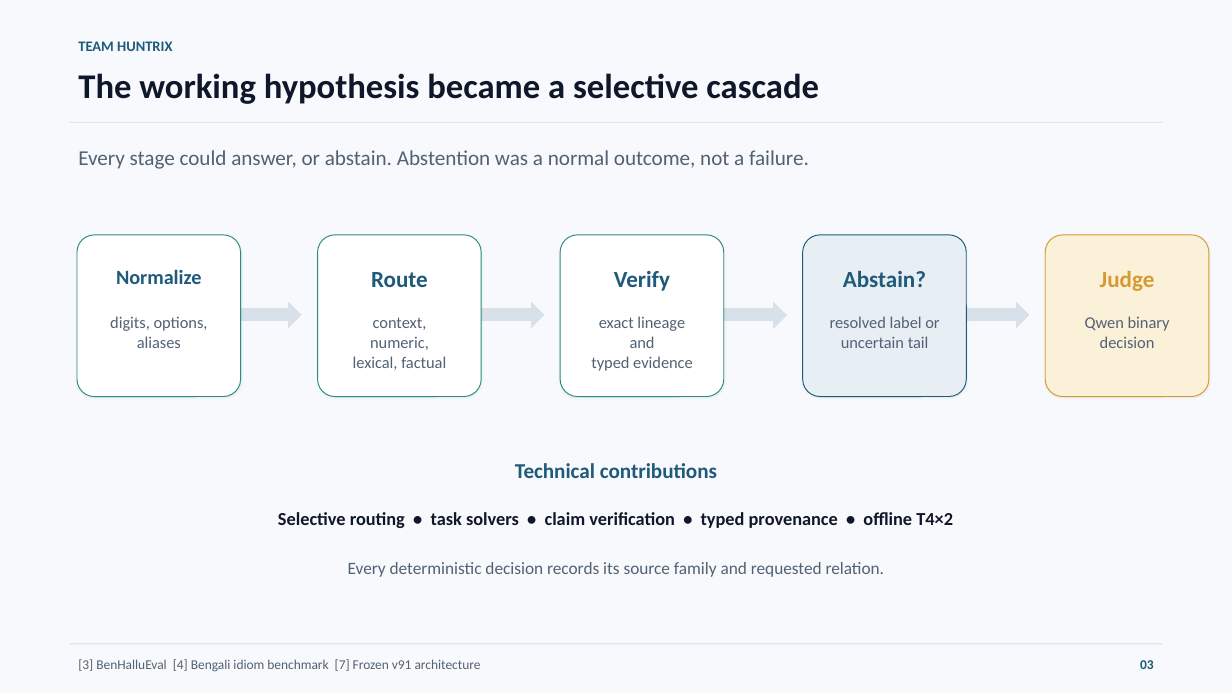
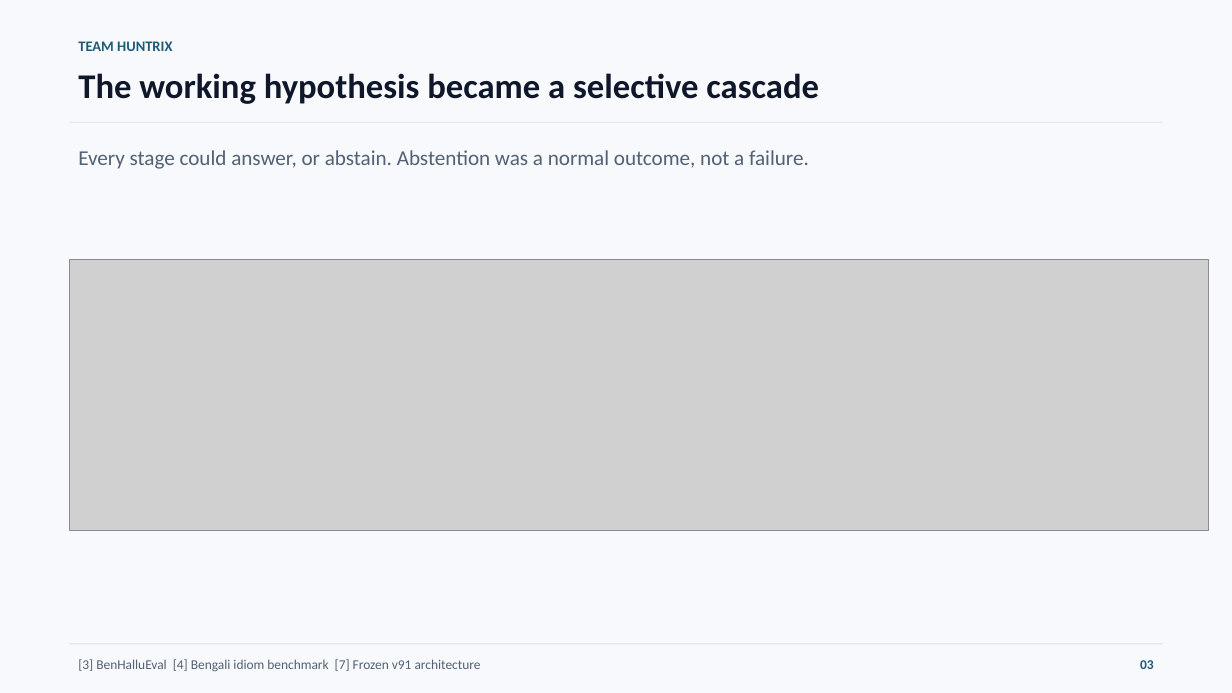
Before and after one commit to Seyamalam/bengali-hallucination-v91-submission, a slide deck: slide 3 of presentation/Huntrix_Final_Presentation_20_Slides.pptx. Drawn at 1232x693 pixels with LibreOffice and Linux fonts; fonts in the diff are those of the drawing; grey boxes stand for pictures. Boxes give left, top, right and bottom in pixels: in the first picture for what was removed or moved away, otherwise in the second. Text is boxed around its words. In the diff, an @@ line names an element or a change of style, - is before the commit and + after.

Commit message:
Reuse paper figures in onsite presentation

```diff
--- a/presentation/Huntrix_Final_Presentation_20_Slides.pptx
+++ b/presentation/Huntrix_Final_Presentation_20_Slides.pptx
@@ rounded rectangle removed at (77, 235, 240, 396) @@
@@ rounded rectangle removed at (318, 235, 482, 396) @@
@@ rounded rectangle removed at (560, 235, 724, 396) @@
@@ rounded rectangle removed at (803, 235, 967, 396) @@
@@ rounded rectangle removed at (1045, 235, 1209, 396) @@
@@ picture added at (69, 259, 1209, 530) @@
@@ text removed at (116, 269, 201, 284) @@
-Normalize
@@ text removed at (371, 272, 428, 287) @@
-Route
@@ text removed at (614, 271, 670, 291) @@
-Verify
@@ text removed at (843, 270, 926, 287) @@
-Abstain?
@@ text removed at (1100, 271, 1155, 291) @@
-Judge
@@ text removed at (110, 316, 208, 348) @@
-digits, options,
-aliases
@@ right arrow removed at (238, 302, 301, 327) @@
@@ text removed at (353, 317, 446, 370) @@
-context, numeric,
-lexical, factual
@@ right arrow removed at (482, 302, 544, 327) @@
@@ text removed at (591, 316, 693, 371) @@
-exact lineage and
-typed evidence
@@ right arrow removed at (724, 302, 787, 327) @@
@@ text removed at (830, 316, 939, 348) @@
-resolved label or
-uncertain tail
@@ right arrow removed at (967, 302, 1030, 327) @@
@@ text removed at (1085, 316, 1170, 348) @@
-Qwen binary
-decision
@@ text removed at (515, 463, 717, 478) @@
-Technical contributions
@@ text removed at (278, 512, 953, 528) @@
-Selective routing • task solvers • claim verification • typed provenance • offline T4×2
@@ text removed at (348, 562, 885, 577) @@
-Every deterministic decision records its source family and requested relation.
```
Also in this commit, not shown: 3 other slides changed, 18 other files.
